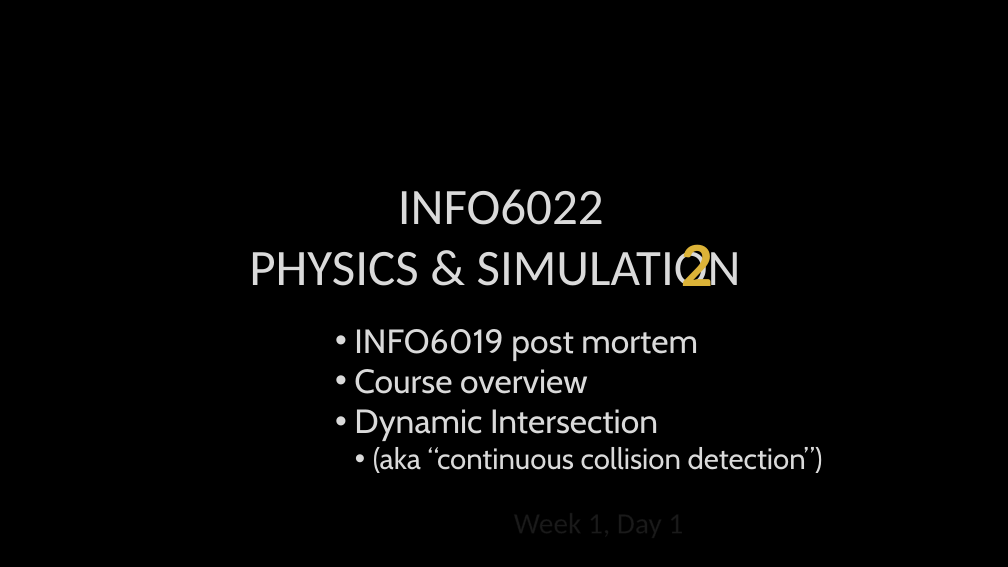
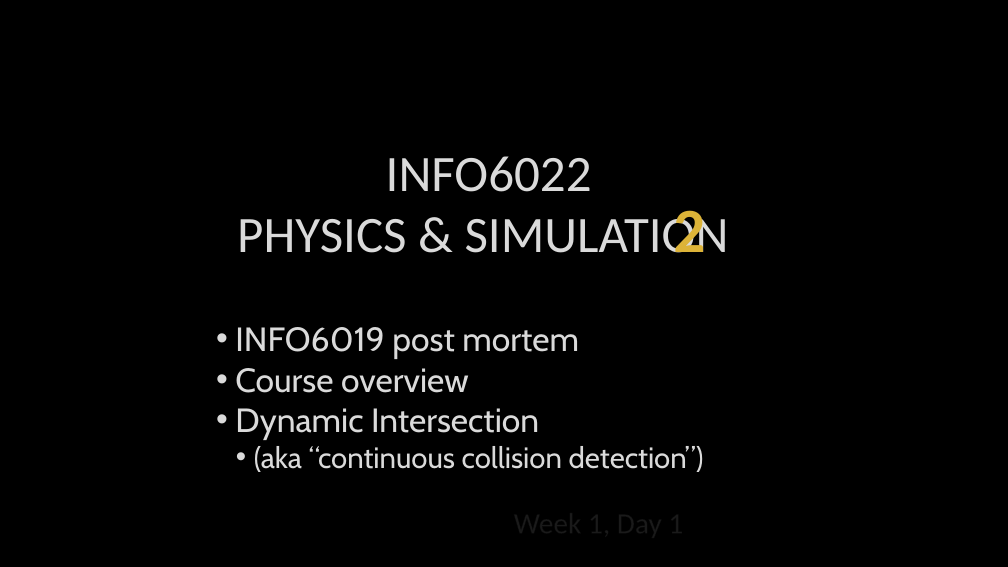
Before and after one commit to FeeneyCodes/GDP202425, a slide deck: slide 1 of 6022_Phys_2_(2025)/Day2Day/W01/6022_W25_W01D01_Course_Intro_Dynamic_Intersections.pptx.pptx. Drawn at 1008x567 pixels with LibreOffice and Linux fonts; fonts in the diff are those of the drawing; background and template pictures are left out. Boxes give left, top, right and bottom in pixels: in the first picture for what was removed or moved away, otherwise in the second. Text is boxed around its words. In the diff, an @@ line names an element or a change of style, - is before the commit and + after.

Commit message:
Think I updated the PowerPoint?

```diff
--- a/6022_Phys_2_(2025)/Day2Day/W01/6022_W25_W01D01_Course_Intro_Dynamic_Intersections.pptx.pptx
+++ b/6022_Phys_2_(2025)/Day2Day/W01/6022_W25_W01D01_Course_Intro_Dynamic_Intersections.pptx.pptx
@@ title "INFO6022 PHYSICS & SIMULATION" moved from (x1=249, y1=189, x2=741, y2=286) to (x1=237, y1=156, x2=729, y2=253) @@
@@ text "2" moved from (x1=681, y1=244, x2=713, y2=286) to (x1=673, y1=210, x2=705, y2=253) @@
@@ text "INFO6019 post mortem" moved from (x1=354, y1=329, x2=823, y2=473) to (x1=235, y1=327, x2=704, y2=472) @@
```
